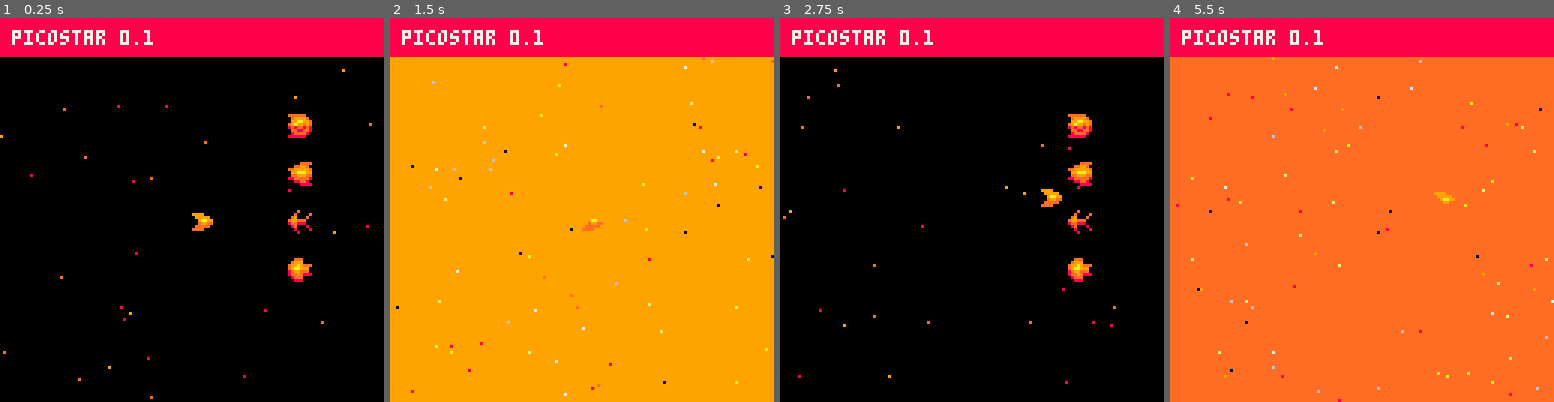
Above: before the commit, frames 1-4 (left to right).
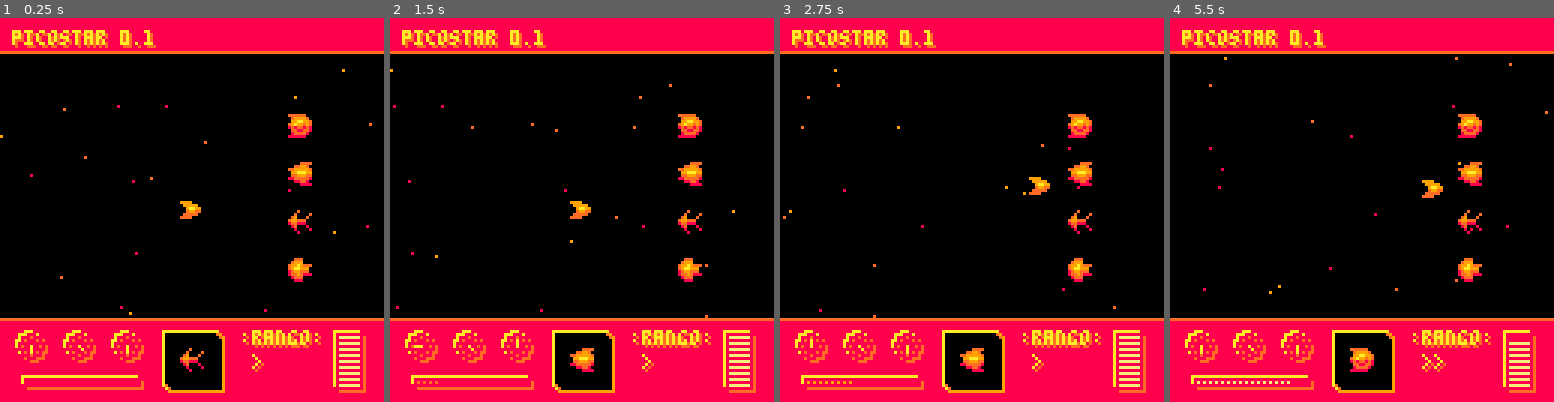
Above: after the commit, the same moments.

Repository: bgangioni/pico-8-shenanigans
Game: PICO-8 cartridge picostar.p8
The game is run twice, just before and just after one commit, with the same random seed, the same clock (stepped at 60 frames per second) and the same inputs.
Inputs:
- Up to frame 1 (0.25 s): no input
- Up to frame 2 (1.5 s): tap X (X key) at 0.33, 1.07 s; tap O (Z key) at 0.7 s
- Up to frame 3 (2.75 s): hold Right 1.6-2.1 s; tap O (Z key) at 1.7, 2.1, 2.5 s; tap X (X key) at 1.85 s; hold Up 2.15-2.42 s; hold Right from 2.47 s (still down)
- Up to frame 4 (5.5 s): tap O (Z key) every 0.4 s from 2.9 to 5.3 s; tap X (X key) at 2.97, 4.08, 5.2 s; release Right at 3.03 s; hold Left 3.08-3.58 s; hold Down 3.63-3.97 s; hold Right 4.02-4.68 s; hold Up 4.73-5.03 s; hold Left from 5.08 s (still down)

The runs differ from the first frame. In frame 1, 23% of the frame differs, in the area x 0-100%, y 3-100%; in frame 2, 92%; in frame 3, 23%; in frame 4, 90%.

Commit message:
picostar

Diff:
--- a/picostar.p8
+++ b/picostar.p8
@@ -10,13 +10,25 @@
 
   px = 64
   py = 64
-
-		bx = nil
-		by = nil
-		bframe = nil
-
-		rx = nil
-		ry = nil
+  minx,miny,maxx,maxy = 5,16,124,96
+  pcount = 0
+  life = 99
+  bombready = 0
+
+  bx = nil
+  by = nil
+  bframe = nil
+
+  rx = nil
+  ry = nil
+
+-- rank handling
+  rango = {
+  "> ", ">> ", ">>>",
+  "x ", "x>", "x>>",
+  "* ", "** ", "***",
+  }
+  points = 0
 
   starspeed = 1
   countstars = 50
@@ -27,11 +39,25 @@
     starfield[i].y = flr(rnd(128))
     starfield[i].z = flr(rnd(4))
   end
+
+  enemies ={}
+  for i=1, 4 do
+    enemies[i] = {}
+    enemies[i].sprite = i +2
+    enemies[i].x = 96
+    enemies[i].y = 16+16*i
+    enemies[i].hp = 1
+    enemies[i].dead = false
+  end
 end
 
 function _update()
+--- REPLACE THIS
+
+  points += 10
+--- END REPLACE
+
   if btnp(🅾️) then
-    --pal( {[0]=0,1,2,3,4,5,6,7,8,9,10,11,12,13,14,15} ,1 )
     if not rx then
       rx = {}
       rx[1] = px+flr(rnd(5))-2
@@ -44,16 +70,17 @@
   end
 
   if btnp(❎) then
-    if not bx then
+    if not bx and bombready > 98 then
       bx = px
       by = py
+      bombready = 0
     end
   end
 
-  if btn(⬆️) and py >   4 then py -=1 end
-  if btn(⬇️) and py < 116 then py +=1 end
-  if btn(➡️) and px < 116 then px +=1 end
-  if btn(⬅️) and px >   4 then px -=1 end
+  if btn(⬆️) and py >   miny then py -=1 end
+  if btn(⬇️) and py < maxy then py +=1 end
+  if btn(➡️) and px < maxx then px +=1 end
+  if btn(⬅️) and px >   minx then px -=1 end
 
   if bframe == 0 then bframe = nil end
   if bframe then bframe -=1 end
@@ -63,7 +90,7 @@
   end
 
   if rx then
-    local rxspeed = (2+flr(rx[1]/16))
+    local rxspeed = 10 --(2+flr(rx[1]/16))
     rx[1] += rxspeed
     rx[2] += rxspeed
     rx[3] += rxspeed
@@ -90,7 +117,7 @@
   end
 
   for i = 1, 4 do
-    spr(i+2,96,16+16*i)
+    spr(enemies[i].sprite,enemies[i].x,enemies[i].y)
   end
 
   if bframe then
@@ -100,16 +127,114 @@
     end
   end
 
-	 spr(1,px,py)
-	 if bx then
-	   spr(17,bx,by)
-  end
+  if bx then
+    spr(17,bx-4,by-4)
+  end
+
+  spr(1,px-4,py-4)
 
 -- cockpit and stats
-  rectfill(0,0,128,12,1)
---  spr(8,8,0)
-  print("picostar 0.1",4,4,7)
-end
+  rectfill(0,0,128,11,1)
+  line(0,11,127,11,2)
+  print("picostar 0.1",5,5,2)
+  print("picostar 0.1",4,4,4)
+
+  rectfill(0,100,127,127,1)
+  line(0,100,127,100,2)
+  print(":rango:",81,105,2)
+  print(":rango:",80,104,4)
+  print((rango[1+flr(points / 1000)] or "\\*/"),85,113,2)
+  print((rango[1+flr(points / 1000)] or "\\*/"),84,112,4)
+
+  pcount +=1
+  draw_panel(10,109,flr(pcount/20))
+  draw_panel(26,109,flr(sin(1/pcount)))
+  draw_panel(42,109,flr(pcount/10))
+
+  draw_bombcharge(bombready,27,121)
+  if bombready < 99 then bombready +=0.5 end
+
+  draw_life(life,116,114)
+  life -=0.1
+
+  draw_comm(64,114)
+end
+
+function draw_bombcharge(brdy,x,y)
+  rectfill(x-20,y-2,x+18,y,4)
+  rectfill(x-18,y,x+20,y+2,2)
+  rectfill(x-19,y-1,x+19,y+1,1)
+  for i = 1, flr(brdy/5) do
+    pset(x-20+(2*i),y,2+flr(brdy/100*4))
+  end
+end
+
+function draw_comm(x,y)
+  rectfill(x-10,y-10,x+8,y+8,4)
+  rectfill(x-8,y-8,x+10,y+10,3)
+  rectfill(x-9,y-9,x+9,y+9,0)
+  pset(x+9,y-9,3)
+  pset(x-9,y+9,4)
+  pset(x+8,y-9,2)
+  pset(x+9,y-8,2)
+  pset(x-8,y+9,2)
+  pset(x-9,y+8,2)
+
+  if bombready > 98 then
+    circ(x,y,7,1+flr(rnd(6)))
+    spr(17,x-4,y-4)
+  else
+    spr(3+flr(rnd(4)),x-4,y-4)
+  end
+end
+
+function draw_life(life,x,y)
+  rectfill(x-5,y-10,x+3,y+8,4)
+  rectfill(x-3,y-8,x+5,y+10,2)
+  rectfill(x-4,y-9,x+4,y+9,1)
+
+  for i = 1, flr(life/10) do
+    line(x-3,y+10-(2*i),x+3,y+10-(2*i), 2+flr(life/100*4))
+  end
+
+end
+
+function draw_panel(px,py,ind)
+  local indicators={{},{},{},{},{},{},{},{}}
+  indicators[1].x = px
+  indicators[1].y = py+3
+  indicators[2].x = px-2
+  indicators[2].y = py+2
+  indicators[3].x = px-3
+  indicators[3].y = py
+  indicators[4].x = px-2
+  indicators[4].y = py-2
+  indicators[5].x = px
+  indicators[5].y = py-3
+  indicators[6].x = px+2
+  indicators[6].y = py-2
+  indicators[7].x = px+3
+  indicators[7].y = py
+  indicators[8].x = px+2
+  indicators[8].y = py+2
+
+  circfill(px-1,py-1,4,4)
+  circfill(px+1,py+1,4,2)
+  circfill(px,py,4,1)
+  line(px,py,indicators[1+ind%8].x,indicators[1+ind%8].y,4)
+
+  pset(px,py-3,2)
+  pset(px-3,py,2)
+  pset(px+3,py,2)
+  pset(px,py+3,2)
+  pset(px+2,py+2,2)
+  pset(px-2,py-2,2)
+  pset(px-2,py+2,2)
+  pset(px+2,py-2,2)
+
+end
+
+
 __gfx__
 00000000000000000000000022222200000022220002000000222000000000000433333333333333333333200000000000000000000000000000000000000000
 00000000333300000000000002333320002233200020000202333000000000000433333333333333333333200000000000000000000000000000000000000000
